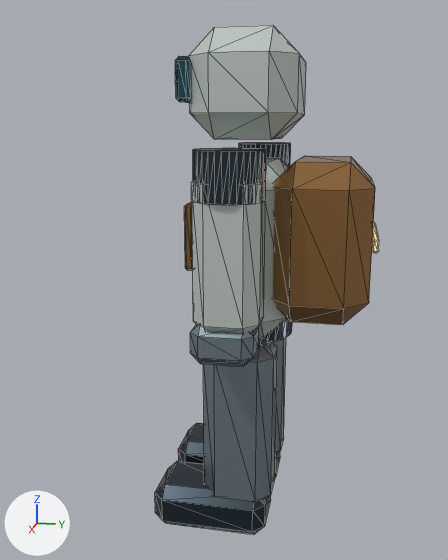
Renders of the glTF model ui/3d/system-world/v2/robot-courier.lod0.glb from each side of a commit.
The view is the same before and after, from a 50 mm camera at (2.68, 0.42, 1.75) aimed at (0.0, -0.11, 1.08). Lighting does not change. The marker at lower left points along +X, +Y and +Z. The first picture is the older version. Mesh edges are drawn as thin lines. Where no turn or scale is listed for an object, it has been applied to the vertices. Vertices at exactly the same position are counted once.

Objects in the first picture: 'arm_r', 'head', 'leg_l', 'leg_r', 'structure' and 1 more.
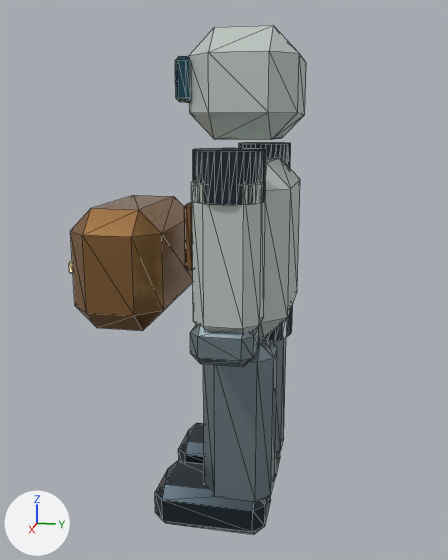
Diff of the bpy script that builds the scene:
```diff
--- a/ui/3d/system-world/v2/robot-courier.lod0.glb.py
+++ b/ui/3d/system-world/v2/robot-courier.lod0.glb.py
@@ me_robot_courier_structure @@
 # used by ob_structure; location = (0.0, 0.0, 0.0)
-me_robot_courier_structure.from_pydata(...)  # 160 vertices, 300 faces; spans x -0.36..0.36, y -0.24..0.548, z 0.85..1.62
+me_robot_courier_structure.from_pydata(...)  # 112 vertices, 212 faces; spans x -0.325..0.325, y -0.24..0.2, z 0.85..1.61
+# me_robot_courier_structure part 1: the loose piece of 24 vertices spanning x -0.36..0.36, y 0.12..0.52, z 0.98..1.62 is deleted
+# me_robot_courier_structure part 2: the loose piece of 24 vertices spanning x -0.25..0.25, y 0.523..0.548, z 1.275..1.325 is deleted
 me_robot_courier_structure.materials.append(mat_city_ceramic)
@@ me_robot_courier_structure @@
 me_robot_courier_structure.materials.append(mat_city_graphite)
-me_robot_courier_structure.materials.append(mat_city_ivory)  # beige #e7ce99, glowing beige #d1bb8a
@@ me_robot_courier_parcel @@
+me_robot_courier_parcel.from_pydata(...)  # 48 vertices, 88 faces; spans x -0.36..0.36, y -0.748..-0.32, z 0.9..1.42
+# faces by material slot: [44, 44]
+me_robot_courier_parcel.materials.append(mat_city_bronze)  # brown #a87c4c
+me_robot_courier_parcel.materials.append(mat_city_ivory)  # beige #e7ce99, glowing beige #d1bb8a
@@ ob_parcel @@
+ob_parcel = bpy.data.objects.new('parcel', me_robot_courier_parcel)
+ob_parcel.location = (0.0, 0.0, 0.0)
```

Where the change shows, as pixel boxes [x1, y1, x2, y2] in the pictures (448 x 560 px):
'structure', reshaped (40% narrower): before [184, 156, 379, 342]; after [184, 158, 300, 342]
'parcel', added: after [69, 195, 193, 331]
    faces in mat_city_bronze (brown #a87c4c): [71, 195, 193, 331]
part 1 of me_robot_courier_structure, deleted (brown): before [272, 156, 375, 325]
part 2 of me_robot_courier_structure, deleted: before [372, 222, 379, 253]
